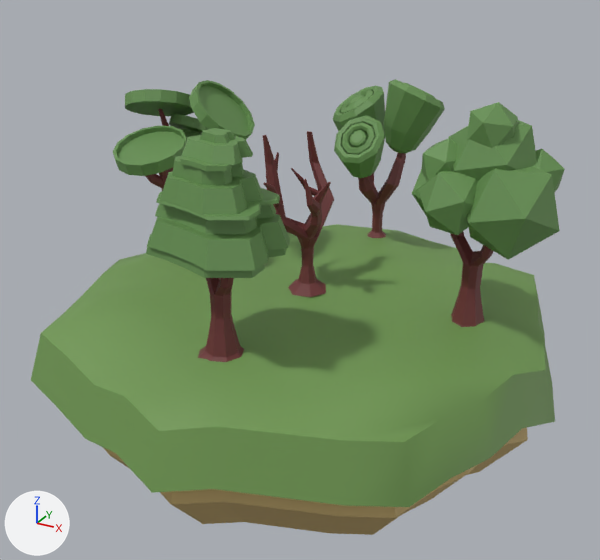
The glTF model 3D_app/assets/park.gltf as it was, and as the next commit left it.
Rendered twice from a 50 mm camera at (22.3, -52.5, 23.9) aimed at (-4.4, -4.0, -0.4). Every picture has the same lights, and +X, +Y and +Z are marked at lower left. Where no turn or scale is listed for an object, it has been applied to the vertices. Vertices at the same position are counted once.
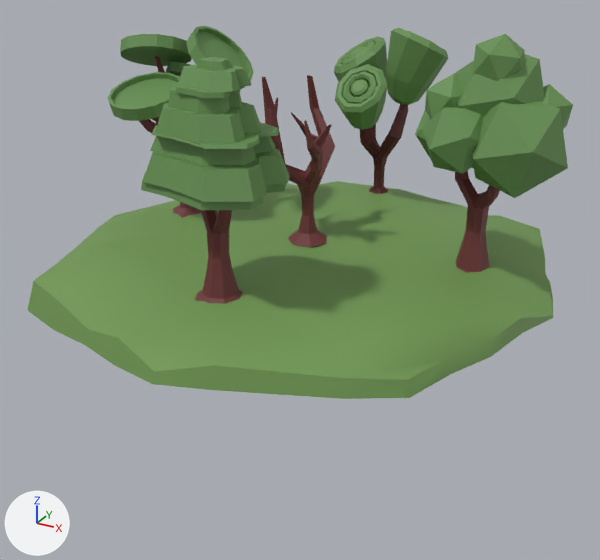
The change, as a diff of the scene's bpy script:
```diff
--- a/3D_app/assets/park.gltf.py
+++ b/3D_app/assets/park.gltf.py
@@ me_plane @@
 # used by ob_plane_003; location = (-4.06, -3.56, -0.92)
-me_plane.from_pydata(...)  # 145 vertices, 286 faces; spans x -18.7..18.7, y -18.7..18.7, z -5.8..0.0
+me_plane.from_pydata(...)  # 145 vertices, 224 faces; spans x -18.3..17.7, y -17.9..18.2, z -3.8..0.0
+# me_plane part 1
+# 64 vertices are removed from x -18.7..18.7, y -18.7..18.7, z -5.8..-4.1
+# 158 faces are deleted
+# 64 vertices are added at x -18.3..17.7, y -17.9..18.2, z -3.8..-2.3
+# 96 new faces join them
 me_plane.materials.append(mat_material_004)
@@ ob_plane_001 @@
 ob_plane_001 = bpy.data.objects.new('Plane.001', me_plane_007)
-ob_plane_001.location = (-3.7, -14.5, 12.63)
+ob_plane_001.location = (-3.7, -14.5, 16.54)
@@ ob_plane_002 @@
 ob_plane_002 = bpy.data.objects.new('Plane.002', me_plane_001)
-ob_plane_002.location = (-3.7, -14.5, 12.63)
+ob_plane_002.location = (-3.7, -14.5, 16.54)
@@ ob_icosphere_001 @@
 ob_icosphere_001 = bpy.data.objects.new('Icosphere.001', me_icosphere_003)
-ob_icosphere_001.location = (8.52, -0.63, 7.05)
+ob_icosphere_001.location = (8.52, -0.63, 10.96)
@@ ob_icosphere_002 @@
 ob_icosphere_002 = bpy.data.objects.new('Icosphere.002', me_icosphere_001)
-ob_icosphere_002.location = (8.52, -0.63, 7.05)
+ob_icosphere_002.location = (8.52, -0.63, 10.96)
@@ ob_cylinder_002 @@
 ob_cylinder_002 = bpy.data.objects.new('Cylinder.002', me_cylinder_001)
-ob_cylinder_002.location = (-3.82, 8.55, 0.25)
+ob_cylinder_002.location = (-3.82, 8.55, 4.15)
@@ ob_cylinder_003 @@
 ob_cylinder_003 = bpy.data.objects.new('Cylinder.003', me_cylinder_002)
-ob_cylinder_003.location = (-3.82, 8.55, 0.25)
+ob_cylinder_003.location = (-3.82, 8.55, 4.15)
@@ ob_cylinder_004 @@
 ob_cylinder_004 = bpy.data.objects.new('Cylinder.004', me_cylinder_000)
-ob_cylinder_004.location = (-4.45, -2.62, 0.0)
+ob_cylinder_004.location = (-4.45, -2.62, 3.91)
@@ ob_cylinder_006 @@
 ob_cylinder_006 = bpy.data.objects.new('Cylinder.006', me_cylinder_003)
-ob_cylinder_006.location = (-15.62, -5.88, 8.33)
+ob_cylinder_006.location = (-15.62, -5.88, 12.24)
@@ ob_cylinder_007 @@
 ob_cylinder_007 = bpy.data.objects.new('Cylinder.007', me_cylinder_004)
-ob_cylinder_007.location = (-15.62, -5.88, 8.33)
+ob_cylinder_007.location = (-15.62, -5.88, 12.24)
@@ ob_plane_003 @@
 ob_plane_003 = bpy.data.objects.new('Plane.003', me_plane)
-ob_plane_003.location = (-4.06, -3.56, -0.92)
+ob_plane_003.location = (-4.06, -3.56, 2.99)
@@ ob_plane_005 @@
-ob_plane_005 = bpy.data.objects.new('Plane.005', me_plane_002)
-ob_plane_005.location = (-4.06, -3.56, -2.76)
```

What differs and where, as boxes [x1, y1, x2, y2] in the pictures (600 x 560 px):
'Plane.003', reshaped, moved (23% shorter)
    before: [31, 224, 555, 507]
    after: [28, 181, 553, 399]
'Icosphere.001', moved
    before: [412, 102, 565, 260]
    after: [415, 34, 573, 198]
'Plane.001', moved
    before: [146, 128, 290, 278]
    after: [141, 57, 290, 210]
'Cylinder.006', moved
    before: [113, 80, 255, 176]
    after: [108, 26, 254, 121]
'Cylinder.003', moved
    before: [333, 79, 445, 178]
    after: [334, 28, 448, 130]
'Plane.005', deleted (brown)
    before: [103, 428, 528, 535]
'Cylinder.004', moved
    before: [263, 131, 334, 297]
    after: [262, 75, 335, 247]
'Plane.002', moved
    before: [198, 278, 244, 362]
    after: [195, 210, 242, 304]
'Icosphere.002', moved
    before: [451, 232, 493, 327]
    after: [455, 170, 500, 273]
'Cylinder.002', moved
    before: [358, 153, 406, 238]
    after: [360, 104, 408, 194]
'Cylinder.007', moved
    before: [145, 109, 173, 191]
    after: [139, 56, 201, 218]
part 1 of me_plane, cut back
    before: [31, 283, 555, 507]
    after: [28, 249, 553, 399]
